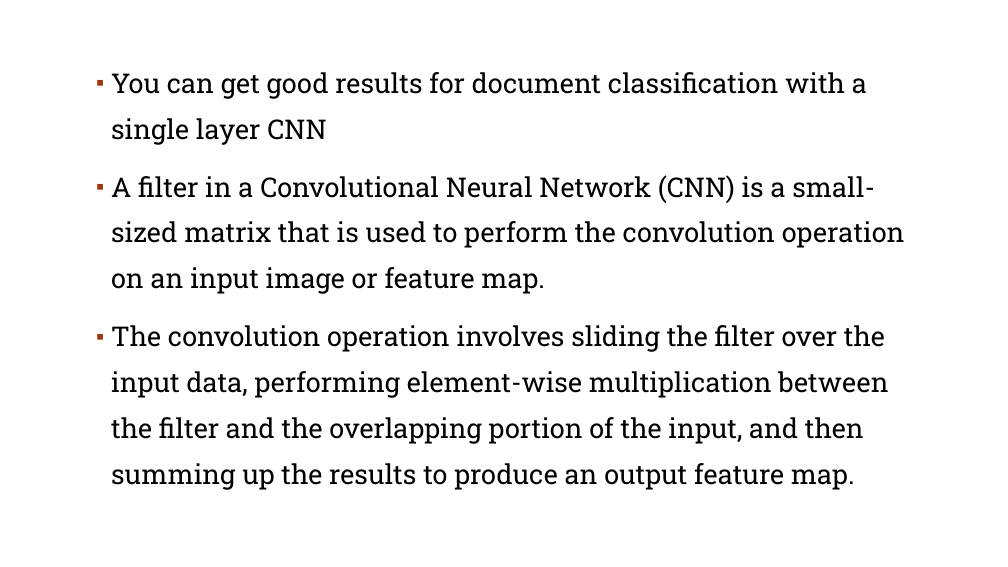
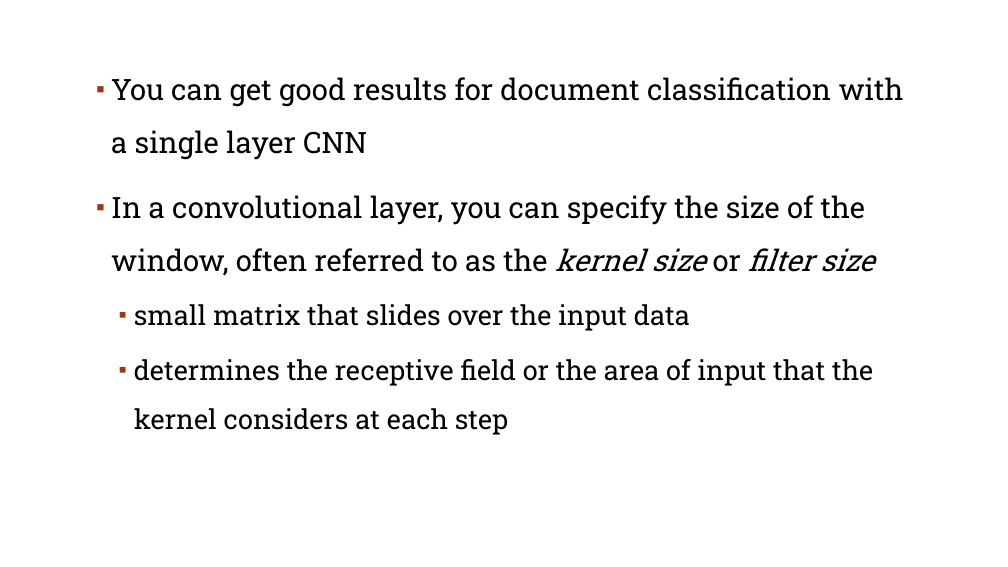
Before and after one commit to YeabinMoonEcon/BUS211, a slide deck: slide 6 of Summer2023/BUS243/lecture_note/lecture8.pptx. Drawn at 1008x567 pixels with LibreOffice and Linux fonts; fonts in the diff are those of the drawing; background and template pictures are left out. Boxes give left, top, right and bottom in pixels: in the first picture for what was removed or moved away, otherwise in the second. Text is boxed around its words. In the diff, an @@ line names an element or a change of style, - is before the commit and + after.

Commit message:
4
4

```diff
--- a/Summer2023/BUS243/lecture_note/lecture8.pptx
+++ b/Summer2023/BUS243/lecture_note/lecture8.pptx
@@ text at <box>111,77,904,160</box>: size 25.9 to 28 pt in "You can get good results for document ..."; line spacing 1.4 to 1.5 @@
@@ text at <box>111,195,874,435</box>: text changed; size 25.9 to 26 pt @@
-▪ A filter in a Convolutional Neural Network (CNN) is a small-sized matrix that is used to perform the convolution operation on an input image or feature map.
-▪ The convolution operation involves sliding the filter over the input data, performing element-wise multiplication between the filter and the overlapping portion of the input, and then summing up the results to produce an output feature map.
+▪ In a convolutional layer, you can specify the size of the window, often referred to as the kernel size or filter size
+  ▪ small matrix that slides over the input data
+  ▪ determines the receptive field or the area of input that the kernel considers at each step
```
Also in this commit, not shown: 4 other slides changed, 1 slide removed.
